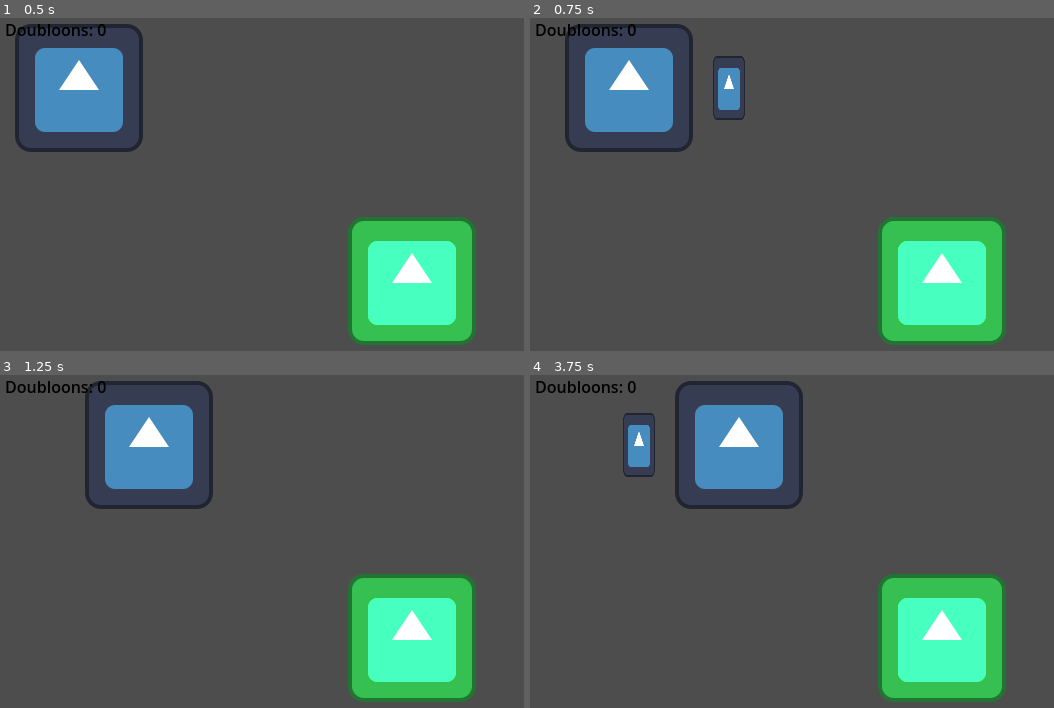
Above: before the commit, frames 1-4 (two rows, left to right).
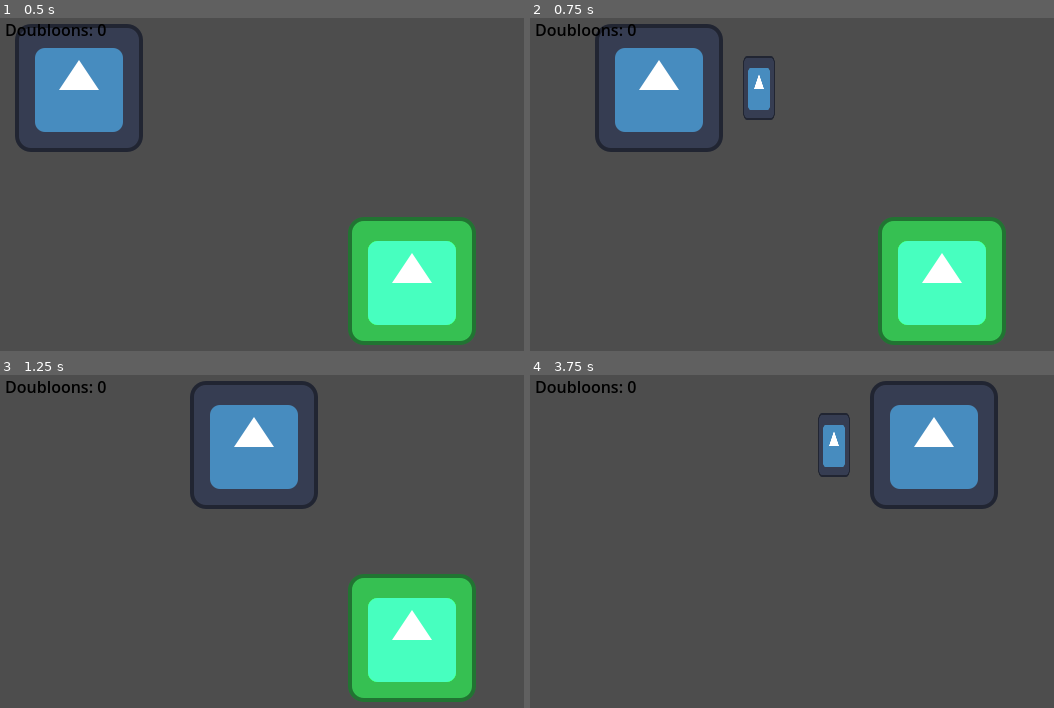
Above: after the commit, the same moments.

Repository: Bybett/Shinobi-Code
Game: Godot game, scene res://Scenes/root_scene_linux.tscn
Two runs of this game, one before a commit and one after it. Both use one fixed random seed, a clock stepped at 60 frames per second and the inputs below. The engine's default icon, where the game draws it, is replaced by a stand-in: a white triangle on a blue panel in a dark square.
Inputs:
- Up to frame 1 (0.5 s): no input
- Up to frame 2 (0.75 s): tap Enter at 0.5 s; hold D (Right) from 0.53 s (still down); tap Space (Space) at 0.6 s
- Up to frame 3 (1.25 s): keep holding D (Right)
- Up to frame 4 (3.75 s): release D (Right) at 1.28 s; hold S (Down) 1.28-2.03 s; tap Space (Space) every 0.75 s from 1.35 to 3.6 s; hold D (Right) 2.03-2.78 s; hold W (Up) 2.78-3.53 s; hold A (Left) from 3.53 s (still down)

Frame 1 is identical in both runs. In frame 2, 5.7% of the frame differs, in the area x 6-47%, y 1-41%; in frame 3, 10%; in frame 4, 21%, in the area x 17-91%, y 1-99%.

Commit message:
Updated player speed for the non-dark souls players

Diff:
--- a/slime-slayer/Scenes/root_scene_linux.tscn
+++ b/slime-slayer/Scenes/root_scene_linux.tscn
@@ -21,7 +21,7 @@
 [node name="Player" parent="." instance=ExtResource("1_c0w1u")]
 position = Vector2(139, 288)
 script = ExtResource("2_5jvhr")
-SPEED = 100
+SPEED = 250
 ATTACK_DISTANCE = 50
 sword_swipe_scene = ExtResource("4_5xul6")
 
